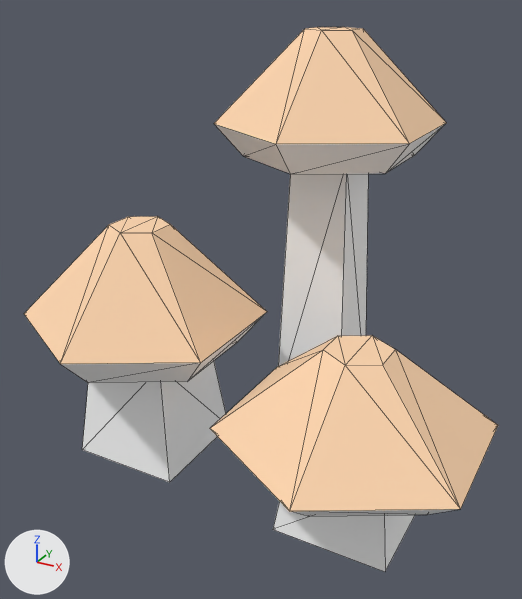
The glTF model assets/nature_kit/mushroom_tanGroup.glb, before and after one commit.
Camera for both pictures: a camera (50 mm lens) standing at (0.18, -0.373, 0.225) and looking at (-0.009, -0.03, 0.054). Arrows for +X, +Y and +Z are at lower left; the lights stay in place. The older version comes first. Mesh edges are drawn as thin lines. Where no turn or scale is listed for an object, it has been applied to the vertices.

The older version as bpy lines, for what is in view:
```python
mat_colortan = principled_material('colorTan')
mat_colortan.base_color = (1.0, 0.682, 0.435)  # beige #ffd7b0
mat_colortan.metallic = 0.05
mat_colortan.roughness = 0.85
mat_defaultmat = principled_material('_defaultMat')
mat_defaultmat.base_color = (1.0, 1.0, 1.0)  # white #ffffff
mat_defaultmat.metallic = 0.05
mat_defaultmat.roughness = 0.85
me_mesh_mushroom_tangroup = bpy.data.meshes.new('Mesh mushroom_tanGroup')
me_mesh_mushroom_tangroup.from_pydata(...)  # 78 vertices, 144 faces; spans x -0.136..0.133, y -0.142..0.112, z 0.0..0.25
# faces by material slot: [96, 48]
me_mesh_mushroom_tangroup.materials.append(mat_defaultmat)  # white #ffffff
me_mesh_mushroom_tangroup.materials.append(mat_colortan)  # beige #ffd7b0
ob_mushroom_tangroup = bpy.data.objects.new('mushroom_tanGroup', me_mesh_mushroom_tangroup)
ob_mushroom_tangroup.location = (0.0, 0.0, -0.05)
```
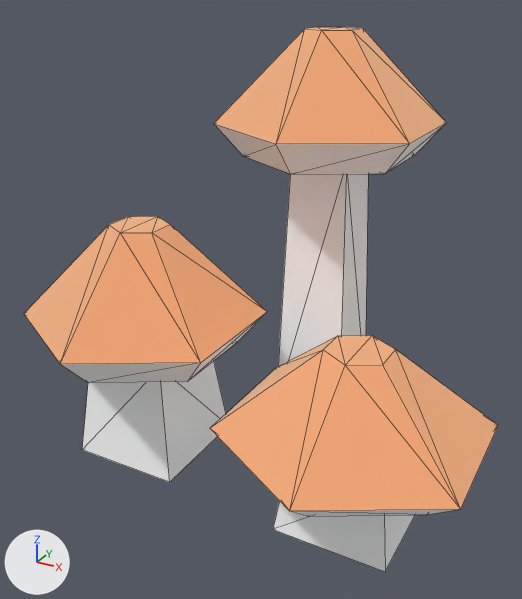
What differs and where, as boxes (x1, y1, x2, y2) in the pictures (522 x 599 px):
'mushroom_tanGroup', surface changed
    both: (24, 27, 498, 518)

Patch to the scene script:
```diff
--- a/assets/nature_kit/mushroom_tanGroup.glb.py
+++ b/assets/nature_kit/mushroom_tanGroup.glb.py
@@ mat_defaultmat @@
 mat_defaultmat.base_color = (1.0, 1.0, 1.0)  # white #ffffff
-mat_defaultmat.metallic = 0.05
+mat_defaultmat.metallic = 1.0
 mat_defaultmat.roughness = 0.85
@@ mat_colortan @@
 mat_colortan.base_color = (1.0, 0.682, 0.435)  # beige #ffd7b0
-mat_colortan.metallic = 0.05
-mat_colortan.roughness = 0.85
+mat_colortan.metallic = 1.0
+mat_colortan.roughness = 1.0
@@ ob_tmpparent @@
-ob_tmpparent = bpy.data.objects.new('tmpParent', None)
-ob_tmpparent.location = (0.0, 0.0, 0.0)
```
